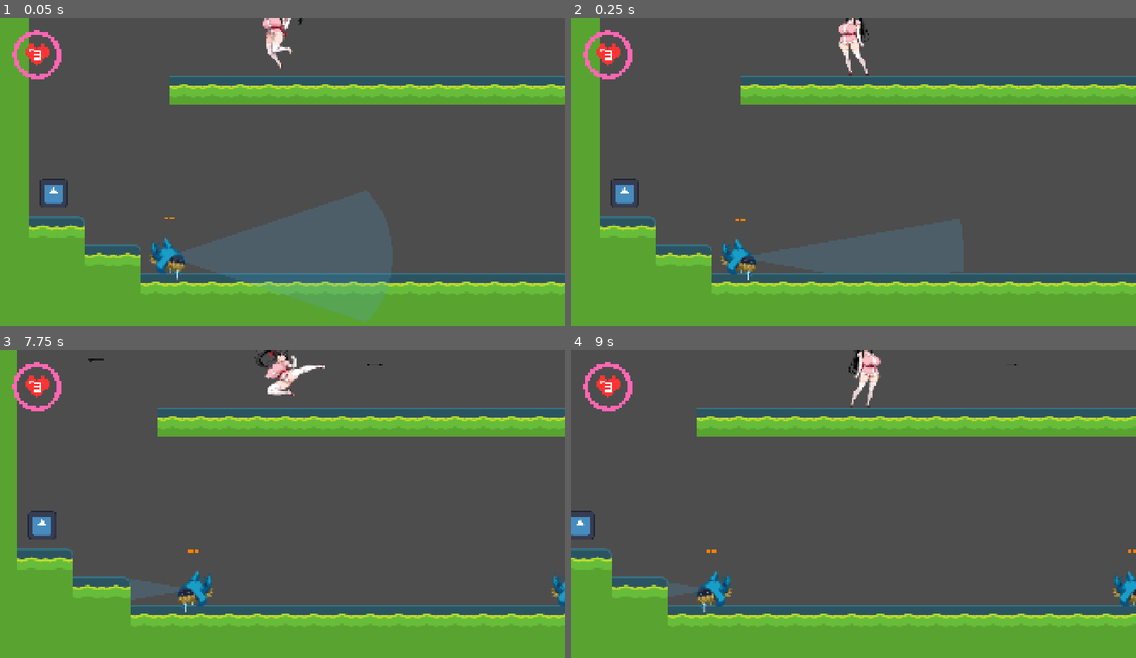
Above: before the commit, frames 1-4 (two rows, left to right).
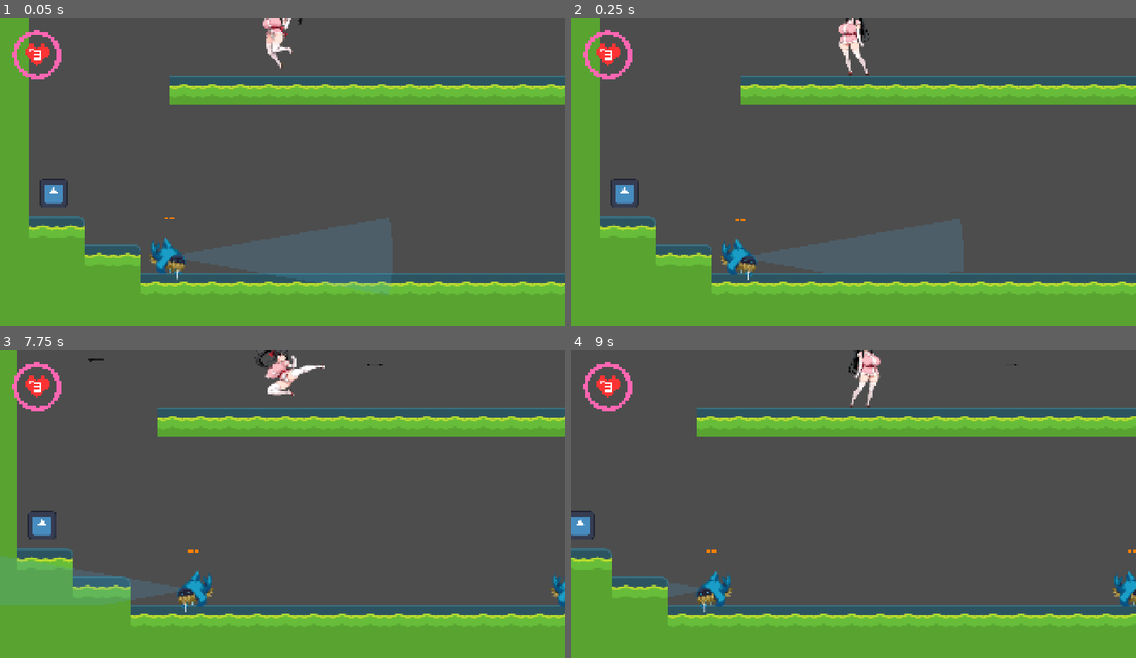
Above: after the commit, the same moments.

Repository: tea-X09A/Suzuran
Game: Godot game, scene res://scenes/levels/level0.tscn
Same seed, same stepped clock (60 frames per second), same inputs: the game is played once before the commit and once after it. The engine's default icon, where the game draws it, is replaced by a stand-in: a white triangle on a blue panel in a dark square.
Inputs:
- Up to frame 1 (0.05 s): no input
- Up to frame 2 (0.25 s): no input
- Up to frame 3 (7.75 s): tap Enter at 0.5 s; hold D (right) 0.53-2.03 s; tap F (fight) at 0.6, 1.55, 2.1, 3.05, 4.55, 5.1, 6.05, 6.6, 7.55 s; tap Space (jump) at 0.77, 1.52, 3.02, 3.77, 4.52, 6.02, 6.77, 7.52 s; tap C (shooting) at 0.8, 1.35, 2.3, 2.85, 3.8, 5.3, 5.85, 6.8, 7.35 s; hold A (left) 2.03-2.78 s; hold D (right) 2.78-4.28 s; hold S (squat) 3.53-4.28 s; hold A (left) 4.28-5.03 s; tap Shift at 4.35 s; hold D (right) 5.03-5.78 s; hold A (left) 5.78-7.28 s; hold D (right) from 7.28 s (still down)
- Up to frame 4 (9 s): keep holding D (right); hold S (squat) 8.03-8.78 s; tap C (shooting) at 8.3 s; tap Shift at 8.85 s

The runs differ from the first frame. In frame 1, 3.7% of the frame differs, in the area x 30-70%, y 56-99%; in frame 2, nothing differs; in frame 3, 2.5%; in frame 4, nothing differs.

Commit message:
Change enemy behavior on kunai hit during patrol to face player instead of chasing
🤖 Generated with [Claude Code](https://claude.com/claude-code)

Co-Authored-By: Claude <noreply@anthropic.com>

Diff:
--- a/scripts/enemies/enemy.gd
+++ b/scripts/enemies/enemy.gd
@@ -569,20 +569,15 @@
 			current_hp = 0
 			_die()
 			return
-		# Kunai（shooting）からの攻撃の場合は追跡状態へ移行
+		# Kunai（shooting）からの攻撃の場合はプレイヤーの方向へ向く
 		elif attacker and attacker is Kunai:
-			# ノックバック後に向くべき方向を保存
-			var kunai_velocity: Vector2 = attacker.velocity
-			if kunai_velocity.x != 0:
-				direction_to_face_after_knockback = sign(kunai_velocity.x)
-
-			# 追跡状態へ移行
-			change_state("CHASE")
-			# プレイヤーへの参照を設定
-			player = attacker.owner_character
-			# 範囲外フラグをリセット
-			player_out_of_range = false
-			time_out_of_range = 0.0
+			# プレイヤーへの参照を取得
+			var kunai_owner: Node2D = attacker.owner_character
+			if kunai_owner:
+				# プレイヤーの方向を計算
+				var direction_to_player: float = sign(kunai_owner.global_position.x - global_position.x)
+				if direction_to_player != 0:
+					direction_to_face_after_knockback = direction_to_player
 
 	# ダメージを適用
 	current_hp -= damage
--- a/scripts/enemies/states/knockback_state.gd
+++ b/scripts/enemies/states/knockback_state.gd
@@ -31,15 +31,19 @@
 		# フラグをリセット
 		enemy.direction_to_face_after_knockback = 0.0
 
-	# 画面内の場合のみhitboxとdetection_areaを再有効化
+	# hitboxとdetection_areaのvisibleを常に復元
+	if enemy.hitbox:
+		enemy.hitbox.visible = true
+	if enemy.detection_area:
+		enemy.detection_area.visible = true
+
+	# 画面内の場合のみmonitoringを再有効化
 	if enemy.on_screen:
 		if enemy.hitbox:
 			enemy.hitbox.set_deferred("monitoring", true)
 			enemy.hitbox.set_deferred("monitorable", true)
-			enemy.hitbox.visible = true
 		if enemy.detection_area:
 			enemy.detection_area.set_deferred("monitoring", true)
-			enemy.detection_area.visible = true
 
 ## 物理演算処理
 func physics_update(delta: float) -> void:
